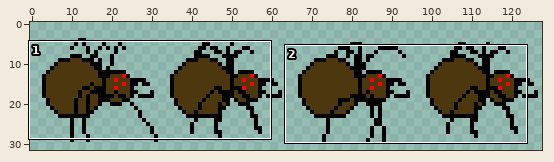
Sprite sheet -- Assets/Resources/Sprites/Enemies/spider_run.png. The picture above shows the old version from afar; the outline marks the close-up.
Close-up. First the earlier version:
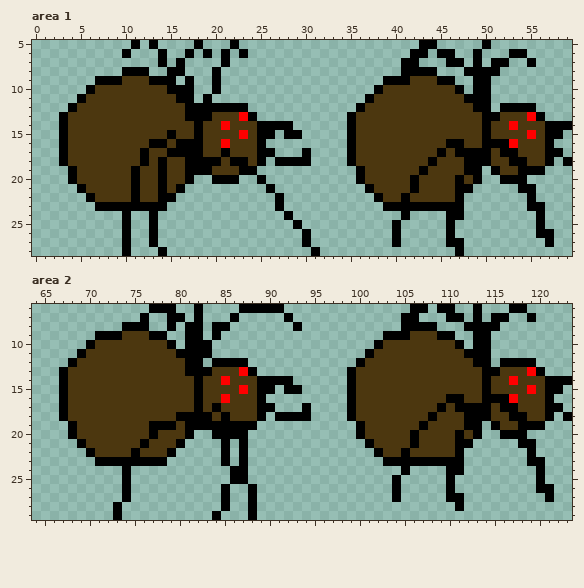
The file is 128x32 pixels. Shown: area 1: x 0..59, y 5..28; area 2: x 64..123, y 6..29.
And afterwards:
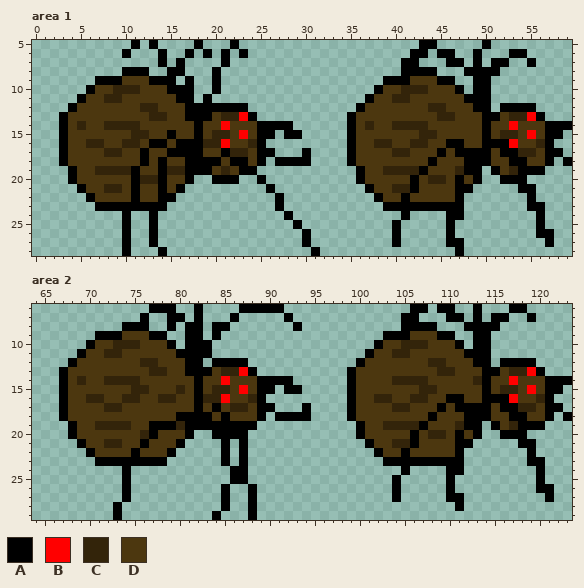
Palette (. is transparent): A #000000  B #ff0000  C #33240a  D #4c370f
What changed:
Area 1:
y 10: x 9..11 DDD -> CCC; x 41..43 DDD -> CCC
y 11: x 8..9 DD -> CC; x 40..41 DD -> CC
y 12: x 12..13 DD -> CC; x 44..45 DD -> CC
y 13: x 13..14 DD -> CC; x 21..22 DD -> CC; x 45..46 DD -> CC; x 53..54 DD -> CC
y 14: x 5 D -> C; x 8..11 DDDD -> CCCC; x 37 D -> C; x 40..43 DDDD -> CCCC
y 15: x 11..12 DD -> CC; x 20..21 DD -> CC; x 43..44 DD -> CC; x 52..53 DD -> CC
y 16: x 6..7 DD -> CC; x 10..11 DD -> CC; x 19..20 DD -> CC; x 24 D -> C; x 38..39 DD -> CC; x 42..43 DD -> CC; x 56 D -> C
y 17: x 8..9 DD -> CC; x 22..23 DD -> CC; x 40..41 DD -> CC; x 54..55 DD -> CC
y 19: x 7..10 DDDD -> CCCC; x 15..16 DD -> CC; x 21 D -> C; x 39..42 DDDD -> CCCC; x 47 D -> C; x 53 D -> C
y 20: x 12..13 DD -> CC; x 44..45 DD -> CC
y 21: x 8..9 DD -> CC; x 40..41 DD -> CC
Area 2:
y 10: x 73..75 DDD -> CCC; x 105..107 DDD -> CCC
y 11: x 72..73 DD -> CC; x 104..105 DD -> CC
y 12: x 76..77 DD -> CC; x 108..109 DD -> CC
y 13: x 77..78 DD -> CC; x 85..86 DD -> CC; x 109..110 DD -> CC; x 117..118 DD -> CC
y 14: x 69 D -> C; x 72..75 DDDD -> CCCC; x 104..107 DDDD -> CCCC; x 113 D -> C
y 15: x 75..76 DD -> CC; x 80 D -> C; x 84..85 DD -> CC; x 107..108 DD -> CC; x 116..117 DD -> CC
y 16: x 70..71 DD -> CC; x 74..75 DD -> CC; x 78..79 DD -> CC; x 83..84 DD -> CC; x 88 D -> C; x 102..103 DD -> CC; x 106..107 DD -> CC; x 120 D -> C
y 17: x 72..73 DD -> CC; x 86..87 DD -> CC; x 104..105 DD -> CC; x 118..119 DD -> CC
y 19: x 71..74 DDDD -> CCCC; x 80 D -> C; x 103..106 DDDD -> CCCC; x 111 D -> C; x 117 D -> C
y 20: x 76 D -> C; x 108..109 DD -> CC
y 21: x 72..73 DD -> CC; x 104..105 DD -> CC
